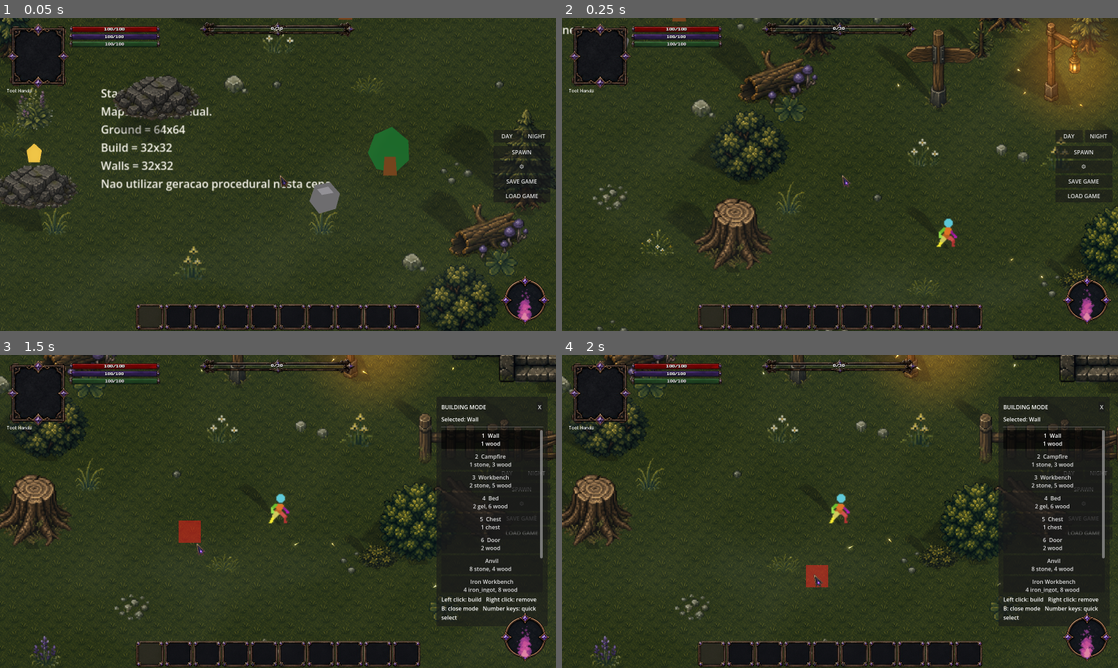
Above: before the commit, frames 1-4 (two rows, left to right).
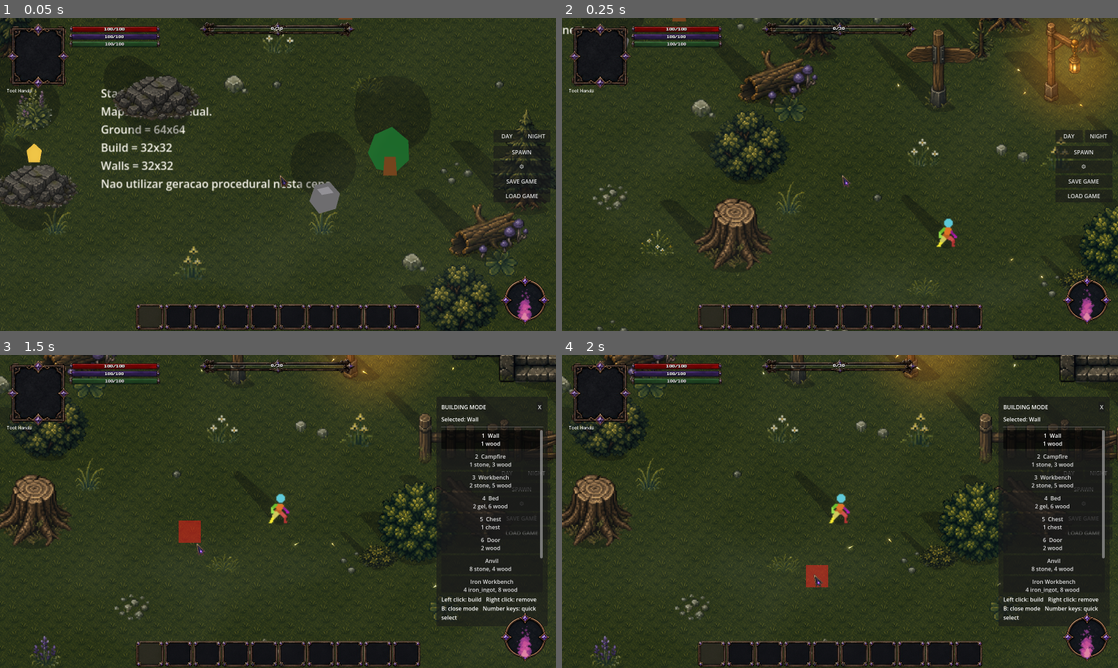
Above: after the commit, the same moments.

Repository: ramonsamagaio/Oathwake-Main
Game: Godot game, scene res://scenes/game/Game.tscn
Same seed, same stepped clock (60 frames per second), same inputs: the game is played once before the commit and once after it. This scene is started directly instead of the project's main scene.
Inputs (mouse positions are in pixels of both pictures, inside the frame that each line leads up to):
- Up to frame 1 (0.05 s): no input
- Up to frame 2 (0.25 s): no input
- Up to frame 3 (1.5 s): tap Enter at 0.5 s; move the mouse to (400, 495) at 0.52 s; hold D 0.53-1.25 s; tap B at 0.6 s; click (400, 495) at 0.67 s; tap Space at 0.77 s; drag from (166, 527) to (250, 574) at 1.27 s
- Up to frame 4 (2 s): no input

The runs differ from the first frame. In frame 1, 0.6% of the frame differs, in the area x 0-99%, y 0-100%; in frame 2, 0.4%; in frame 3, 0.3%; in frame 4, 0.3%.

Commit message:
Extrude daylight shadows from caster footprints

Diff:
--- a/scripts/effects/ProfiledProjectedShadow.gd
+++ b/scripts/effects/ProfiledProjectedShadow.gd
@@ -2,7 +2,8 @@
 extends "res://scripts/effects/DynamicProjectedSpriteShadow.gd"
 
 const ShadowProfiles := preload("res://scripts/effects/ShadowProfileLibrary.gd")
-const PROJECTION_MODE := "universal_shadow_profile"
+const ShadowFootprints := preload("res://scripts/effects/ShadowFootprintResolver.gd")
+const PROJECTION_MODE := "footprint_extrusion"
 
 var _profile_mask_texture: Texture2D
 
@@ -32,9 +33,7 @@
 		_source_to_target_transform(source)
 	)
 	# The canonical node is transparent and keeps the authored frame only for
-	# diagnostics. Solar profiles intentionally do not read or crop its pixels.
-	# Avoiding an AtlasTexture image read also prevents transient zero-size image
-	# errors while imported SpriteFrames are being rebuilt during content reload.
+	# diagnostics. The compositor proxy renders the footprint extrusion instead.
 	texture = frame_texture
 	set_meta("shadow_opaque_rect", _full_frame_rect(frame_size))
 	set_meta("shadow_source_kind", "AnimatedSprite2D")
@@ -115,8 +114,6 @@
 		bounds.get_center(),
 		_source_to_target_transform(source)
 	)
-	# Polygon fallbacks have no authored frame texture, so the canonical node may
-	# safely keep the profile mask as its non-null source identity.
 	texture = _profile_mask_texture
 	set_meta("shadow_opaque_rect", _full_frame_rect(bounds.size))
 	set_meta("shadow_source_kind", "Polygon2D")
@@ -131,97 +128,114 @@
 	var global_shadow_config := _get_live_global_config()
 	var visual_size := _resolve_visual_size(frame_size, relative_transform)
 	var profile := ShadowProfiles.resolve_profile(_target, _source, _config, global_shadow_config, visual_size)
-	var mask_texture := ShadowProfiles.get_mask_texture(profile)
-	if not _is_valid_texture_size(mask_texture):
-		_clear_visual()
-		return
-	_profile_mask_texture = mask_texture
-
-	# The runtime resolves this point from the visual node's local bottom-center,
-	# then converts it through the complete transform chain into target-local space.
-	# Vector2.ZERO is a valid contact when the sprite was authored around its feet.
+
 	var contact := _foot_offset
 	if not contact.is_finite():
 		contact = Vector2.ZERO
 
-	var profile_width_scale := maxf(float(_config.get("shadow_profile_width_scale", 1.0)), 0.05)
+	# Smart-lighting style daylight shadows begin from an authored ground collider
+	# or physics footprint. The whole footprint is extruded away from the sun, and
+	# the caster sprite is rendered above it to hide the seam at the feet/trunk.
+	var footprint_data := ShadowFootprints.resolve(_target, _source, contact, visual_size, profile, _config)
+	var footprint: PackedVector2Array = footprint_data.get("points", PackedVector2Array())
+	if footprint.size() < 3:
+		_clear_visual()
+		return
+
+	var mask_texture := _get_solid_mask_texture()
+	if not _is_valid_texture_size(mask_texture):
+		_clear_visual()
+		return
+	_profile_mask_texture = mask_texture
+
 	var profile_length_scale := maxf(float(_config.get("shadow_profile_length_scale", 1.0)), 0.05)
-	var width := maxf(
-		visual_size.x * maxf(float(profile.get("width_ratio", 0.52)), 0.05),
-		float(profile.get("minimum_width", 12.0))
-	) * _projection_width_scale * profile_width_scale
 	var length := maxf(
 		visual_size.y * maxf(float(profile.get("length_ratio", 0.92)), 0.05),
 		float(profile.get("minimum_length", 18.0))
 	) * _projection_stretch * profile_length_scale
-	var requested_root_overlap := _projection_root_overlap * maxf(float(profile.get("root_overlap_multiplier", 1.0)), 0.0)
-
-	var direction := _projection_direction.normalized()
-	if direction.length_squared() <= 0.0001:
-		direction = Vector2.UP
-	var tip_axis := direction.rotated(PI * 0.5).normalized()
-
-	# The source X basis is the sprite's real ground/base axis expressed in the
-	# caster's coordinate space. Unlike the far edge, this axis must never rotate
-	# with the sun. This is what turns the card into an anchored skewed projection.
-	var root_axis := relative_transform.x.normalized()
-	if not root_axis.is_finite() or root_axis.length_squared() <= 0.0001:
-		root_axis = Vector2.RIGHT
-
-	# Keep the visible contact neck narrow enough to remain underneath the feet,
-	# trunk or prop base. The profile can widen immediately after leaving the root.
-	var authored_root_ratio := clampf(float(profile.get("root_width_ratio", 0.80)), 0.05, 1.0)
-	var contact_span_ratio := clampf(
-		float(profile.get("contact_span_ratio", minf(authored_root_ratio * 0.28, 0.32))),
-		0.04,
-		0.65
-	)
-	var contact_half_width := maxf(width * contact_span_ratio * 0.5, 1.0)
-
-	# The center and orientation of the contact edge are immutable. Only the far
-	# edge follows the solar direction, so the shadow stretches/shears from the
-	# exact base instead of rotating as one rigid plate around the character.
-	var root_center := contact
-	var tip_center := root_center + direction * length
-	var tip_half_width := width * 0.5
-
-	polygon = PackedVector2Array([
-		tip_center - tip_axis * tip_half_width,
-		tip_center + tip_axis * tip_half_width,
-		root_center + root_axis * contact_half_width,
-		root_center - root_axis * contact_half_width,
-	])
-	# Polygon2D UVs are texture-pixel coordinates, not normalized 0..1 values.
-	var mask_size := mask_texture.get_size()
-	uv = PackedVector2Array([
-		Vector2(0.0, 0.0),
-		Vector2(mask_size.x, 0.0),
-		Vector2(mask_size.x, mask_size.y),
-		Vector2(0.0, mask_size.y),
-	])
+
+	var world_direction := _projection_direction.normalized()
+	if world_direction.length_squared() <= 0.0001:
+		world_direction = Vector2.UP
+	var extrusion := _world_vector_to_target_local(world_direction * length)
+	if extrusion.length_squared() <= 0.0001:
+		extrusion = world_direction * length
+
+	var root_width_ratio := maxf(float(profile.get("root_width_ratio", 0.8)), 0.05)
+	var tip_width_ratio := maxf(float(profile.get("tip_width_ratio", root_width_ratio)), 0.02)
+	var default_tip_scale := clampf(tip_width_ratio / root_width_ratio, 0.30, 1.25)
+	var tip_scale := clampf(float(_config.get("shadow_footprint_tip_scale", default_tip_scale)), 0.15, 2.0)
+	var footprint_center := _average_point(footprint)
+
+	var combined := PackedVector2Array()
+	for point in footprint:
+		combined.append(point)
+	for point in footprint:
+		combined.append(footprint_center + (point - footprint_center) * tip_scale + extrusion)
+	var projected_hull := _convex_hull(combined)
+	if projected_hull.size() < 3:
+		_clear_visual()
+		return
+
+	polygon = projected_hull
+	var solid_uv := PackedVector2Array()
+	for _point in projected_hull:
+		solid_uv.append(Vector2(0.5, 0.5))
+	uv = solid_uv
 	texture = mask_texture
 	_visible_frame_size = visual_size
-	_publish_projection_metadata(contact, root_center, tip_axis, visual_size)
+
+	var support: Vector2 = footprint_data.get("support", contact)
+	var root_axis: Vector2 = footprint_data.get("root_axis", Vector2.RIGHT)
+	var ground_axis: Vector2 = footprint_data.get("ground_axis", Vector2.DOWN)
+	_publish_projection_metadata(contact, contact, world_direction.rotated(PI * 0.5), visual_size)
 	set_meta("shadow_projection_mode", PROJECTION_MODE)
 	set_meta("shadow_projection_profiled", true)
 	set_meta("shadow_profile_id", str(profile.get("id", ShadowProfiles.DEFAULT_PROFILE_ID)))
 	set_meta("shadow_profile_display_name", str(profile.get("display_name", "Shadow Profile")))
-	set_meta("shadow_profile_width", width)
 	set_meta("shadow_profile_length", length)
-	set_meta("shadow_profile_requested_root_overlap", requested_root_overlap)
 	set_meta("shadow_profile_root_overlap", 0.0)
-	set_meta("shadow_profile_contact_pinned", true)
-	set_meta("shadow_profile_root_matches_contact", root_center.distance_to(contact) <= 0.001)
-	set_meta("shadow_profile_root_axis", root_axis)
-	set_meta("shadow_profile_tip_axis", tip_axis)
-	set_meta("shadow_profile_contact_span_ratio", contact_span_ratio)
-	set_meta("shadow_profile_contact_half_width", contact_half_width)
-	set_meta("shadow_profile_skewed_from_fixed_base", true)
+	set_meta("shadow_profile_contact_pinned", support.distance_to(contact) <= 0.01)
+	set_meta("shadow_profile_root_matches_contact", support.distance_to(contact) <= 0.01)
 	set_meta("shadow_profile_ignores_frame_silhouette", true)
-	set_meta("shadow_profile_uv_pixel_space", true)
-	set_meta("shadow_profile_mask_size", mask_size)
+	set_meta("shadow_profile_mask_size", mask_texture.get_size())
+	set_meta("shadow_footprint_points", footprint)
+	set_meta("shadow_footprint_support", support)
+	set_meta("shadow_footprint_root_axis", root_axis)
+	set_meta("shadow_footprint_ground_axis", ground_axis)
+	set_meta("shadow_footprint_source_kind", str(footprint_data.get("source_kind", "unknown")))
+	set_meta("shadow_footprint_source_name", str(footprint_data.get("source_name", "")))
+	set_meta("shadow_footprint_authored", bool(footprint_data.get("authored", false)))
+	set_meta("shadow_footprint_extrusion", extrusion)
+	set_meta("shadow_footprint_tip_scale", tip_scale)
+	set_meta("shadow_footprint_masked_by_caster", true)
 	set_meta("shadow_southern_limit_y", contact.y)
 	set_meta("shadow_southern_limit_shift", Vector2.ZERO)
+
+
+func _world_vector_to_target_local(world_vector: Vector2) -> Vector2:
+	if _target == null or not is_instance_valid(_target) or not _target.is_inside_tree():
+		return world_vector
+	var global_origin := _target.global_position
+	return _target.to_local(global_origin + world_vector) - _target.to_local(global_origin)
+
+
+func _average_point(points: PackedVector2Array) -> Vector2:
+	if points.is_empty():
+		return Vector2.ZERO
+	var total := Vector2.ZERO
+	for point in points:
+		total += point
+	return total / float(points.size())
+
+
+func _convex_hull(points: PackedVector2Array) -> PackedVector2Array:
+	if points.size() < 3:
+		return points
+	var hull := Geometry2D.convex_hull(points)
+	if hull.size() > 1 and hull[0].distance_to(hull[hull.size() - 1]) <= 0.001:
+		hull.resize(hull.size() - 1)
+	return hull
 
 
 func _resolve_visual_size(frame_size: Vector2, relative_transform: Transform2D) -> Vector2:
@@ -252,7 +266,7 @@
 		_render_proxy.texture = _profile_mask_texture
 		_render_proxy.set_meta("shadow_profile_mask", true)
 		_render_proxy.set_meta("shadow_active_frame_texture_isolated", false)
-		_render_proxy.set_meta("shadow_profile_uv_pixel_space", true)
+		_render_proxy.set_meta("shadow_footprint_extrusion", true)
 	_render_proxy.texture_filter = (
 		CanvasItem.TEXTURE_FILTER_NEAREST
 		if uses_legacy
